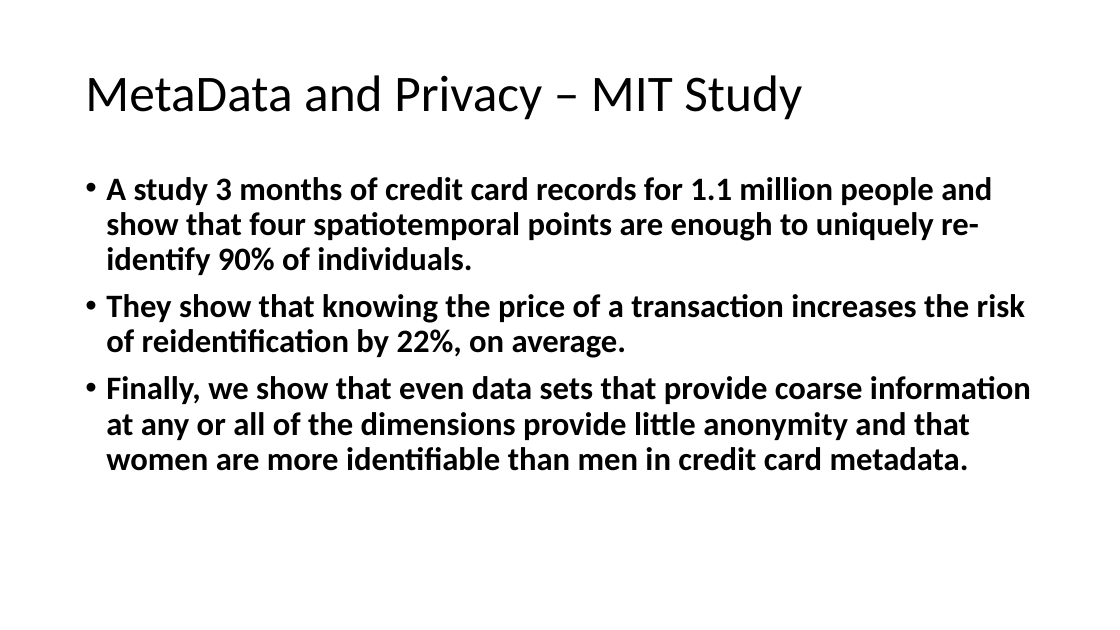
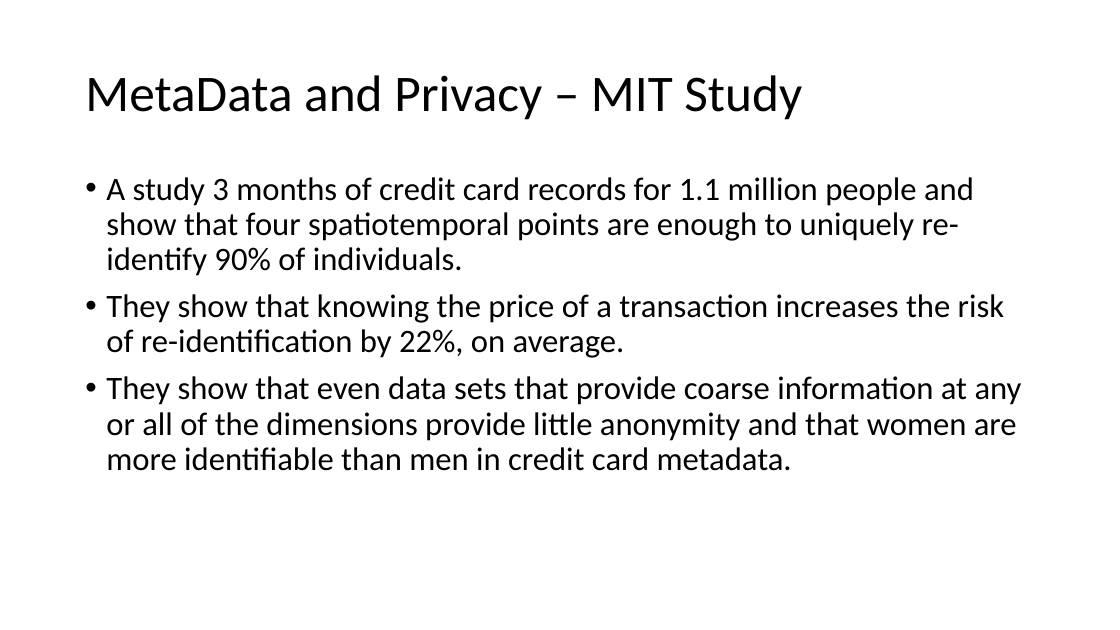
Before and after one commit to deniseygrace/COT-4935-Group-7-Project, a slide deck: slide 14 of Twitter.pptx (slide 12 before the commit). Drawn at 1120x630 pixels with LibreOffice and Linux fonts; fonts in the diff are those of the drawing. Boxes give left, top, right and bottom in pixels: in the first picture for what was removed or moved away, otherwise in the second. Text is boxed around its words. In the diff, an @@ line names an element or a change of style, - is before the commit and + after.

```diff
--- a/Twitter.pptx
+++ b/Twitter.pptx
@@ text at (x1=106, y1=177, x2=974, y2=276): bold off in "A study 3 months of credit card ..." @@
@@ text at (x1=106, y1=294, x2=1022, y2=471): text changed; bold off @@
-• They show that knowing the price of a transaction increases the risk of reidentification by 22%, on average.
-• Finally, we show that even data sets that provide coarse information at any or all of the dimensions provide little anonymity and that women are more identifiable than men in credit card metadata.
+• They show that knowing the price of a transaction increases the risk of re-identification by 22%, on average.
+• They show that even data sets that provide coarse information at any or all of the dimensions provide little anonymity and that women are more identifiable than men in credit card metadata.
```
Also in this commit, not shown: 8 other slides changed, 4 slides added, 1 slide removed, 29 other files.
